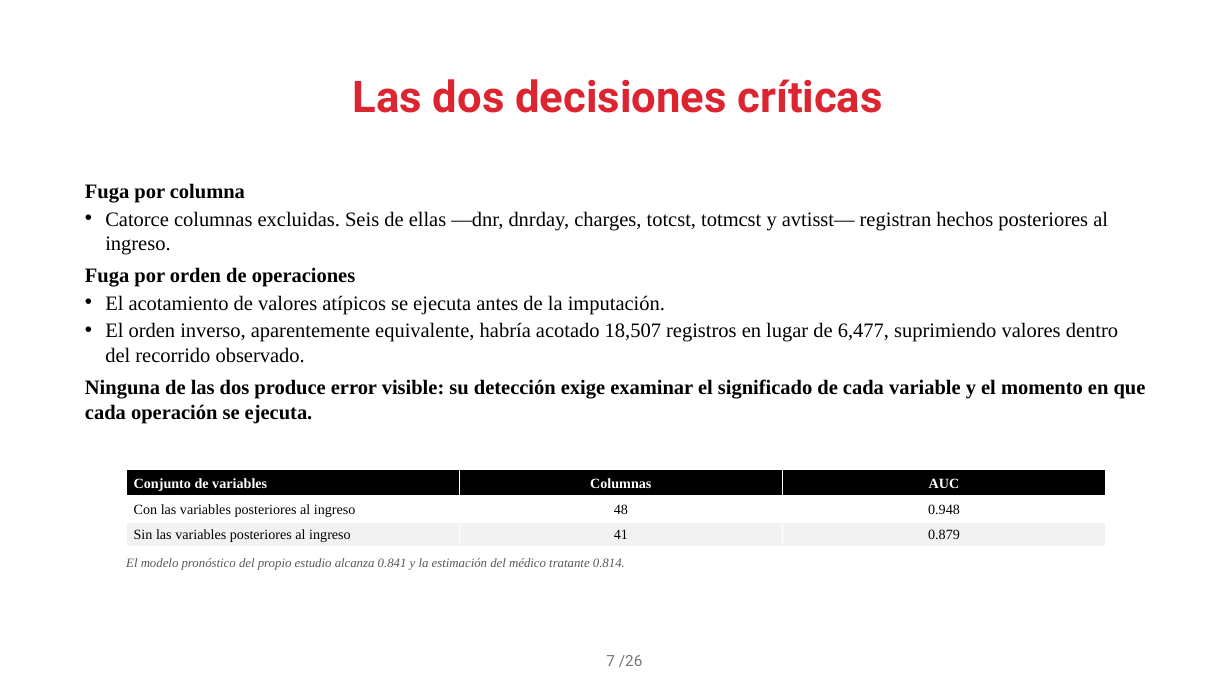
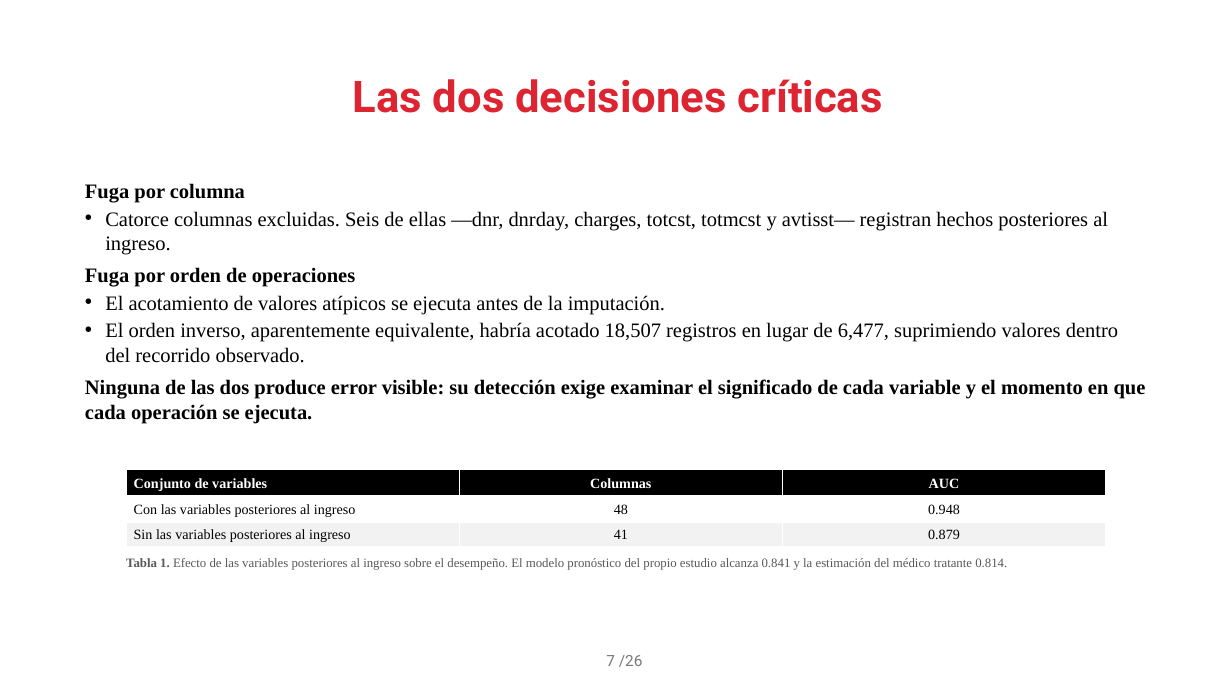
Before and after one commit to JozMdz/Realidad_Virtual, a slide deck: slide 7 of presentacion/proyecto_integrador.pptx. Drawn at 1232x693 pixels with LibreOffice and Linux fonts; fonts in the diff are those of the drawing; background and template pictures are left out. Boxes give left, top, right and bottom in pixels: in the first picture for what was removed or moved away, otherwise in the second. Text is boxed around its words. In the diff, an @@ line names an element or a change of style, - is before the commit and + after.

```diff
--- a/presentacion/proyecto_integrador.pptx
+++ b/presentacion/proyecto_integrador.pptx
@@ text at box(126, 558, 1007, 570): text changed; italic off @@
-El modelo pronóstico del propio estudio alcanza 0.841 y la estimación del médico tratante 0.814.
+Tabla 1. Efecto de las variables posteriores al ingreso sobre el desempeño. El modelo pronóstico del propio estudio alcanza 0.841 y la estimación del médico tratante 0.814.
```
Also in this commit, not shown: 12 other slides changed, 1 slide added, 1 slide removed, 2 other files.
